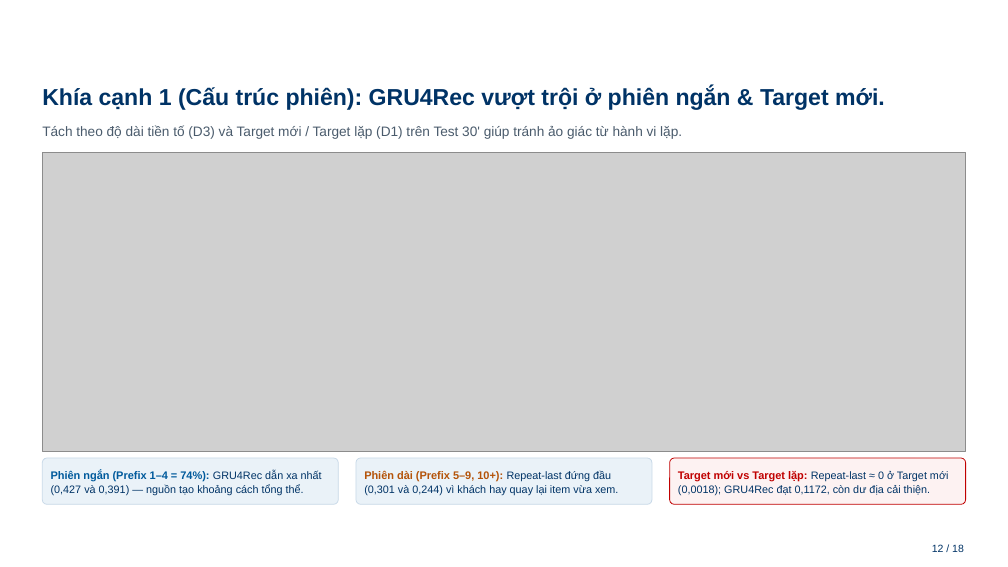
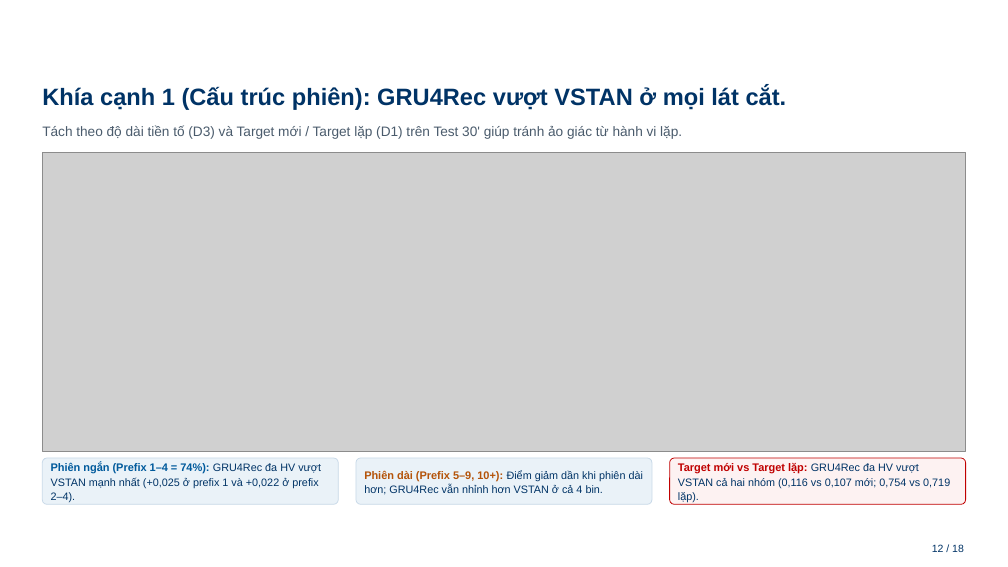
Before and after one commit to Mymark1010/MultiBehavior_Product_Recommendation_System, a slide deck: slide 12 of docs/BAO_CAO_TIEN_DO_PROJECT3_HUST_27_11_v3.pptx. Drawn at 1008x567 pixels with LibreOffice and Linux fonts; fonts in the diff are those of the drawing; grey boxes stand for pictures; background and template pictures are left out. Boxes give left, top, right and bottom in pixels: in the first picture for what was removed or moved away, otherwise in the second. Text is boxed around its words. In the diff, an @@ line names an element or a change of style, - is before the commit and + after.

```diff
--- a/docs/BAO_CAO_TIEN_DO_PROJECT3_HUST_27_11_v3.pptx
+++ b/docs/BAO_CAO_TIEN_DO_PROJECT3_HUST_27_11_v3.pptx
@@ text at [42, 87, 787, 110]: text changed; size 22 to 22.5 pt @@
-Khía cạnh 1 (Cấu trúc phiên): GRU4Rec vượt trội ở phiên ngắn & Target mới.
+Khía cạnh 1 (Cấu trúc phiên): GRU4Rec vượt VSTAN ở mọi lát cắt.
@@ text at [51, 463, 321, 502]: text changed @@
-Phiên ngắn (Prefix 1–4 = 74%): GRU4Rec dẫn xa nhất (0,427 và 0,391) — nguồn tạo khoảng cách tổng thể.
+Phiên ngắn (Prefix 1–4 = 74%): GRU4Rec đa HV vượt VSTAN mạnh nhất (+0,025 ở prefix 1 và +0,022 ở prefix 2–4).
@@ text at [364, 470, 643, 495]: text changed @@
-Phiên dài (Prefix 5–9, 10+): Repeat-last đứng đầu (0,301 và 0,244) vì khách hay quay lại item vừa xem.
+Phiên dài (Prefix 5–9, 10+): Điểm giảm dần khi phiên dài hơn; GRU4Rec vẫn nhỉnh hơn VSTAN ở cả 4 bin.
@@ text at [678, 463, 950, 503]: text changed @@
-Target mới vs Target lặp: Repeat-last ≈ 0 ở Target mới (0,0018); GRU4Rec đạt 0,1172, còn dư địa cải thiện.
+Target mới vs Target lặp: GRU4Rec đa HV vượt VSTAN cả hai nhóm (0,116 vs 0,107 mới; 0,754 vs 0,719 lặp).
```
Also in this commit, not shown: 9 other slides changed, 5 other files.
